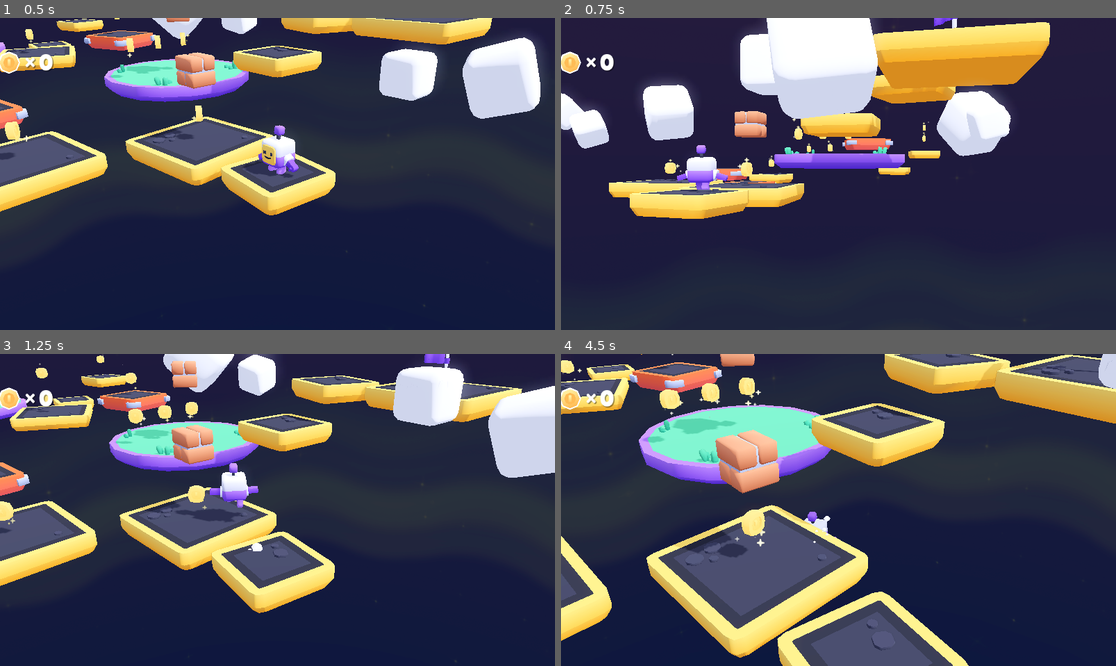
Above: before the commit, frames 1-4 (two rows, left to right).
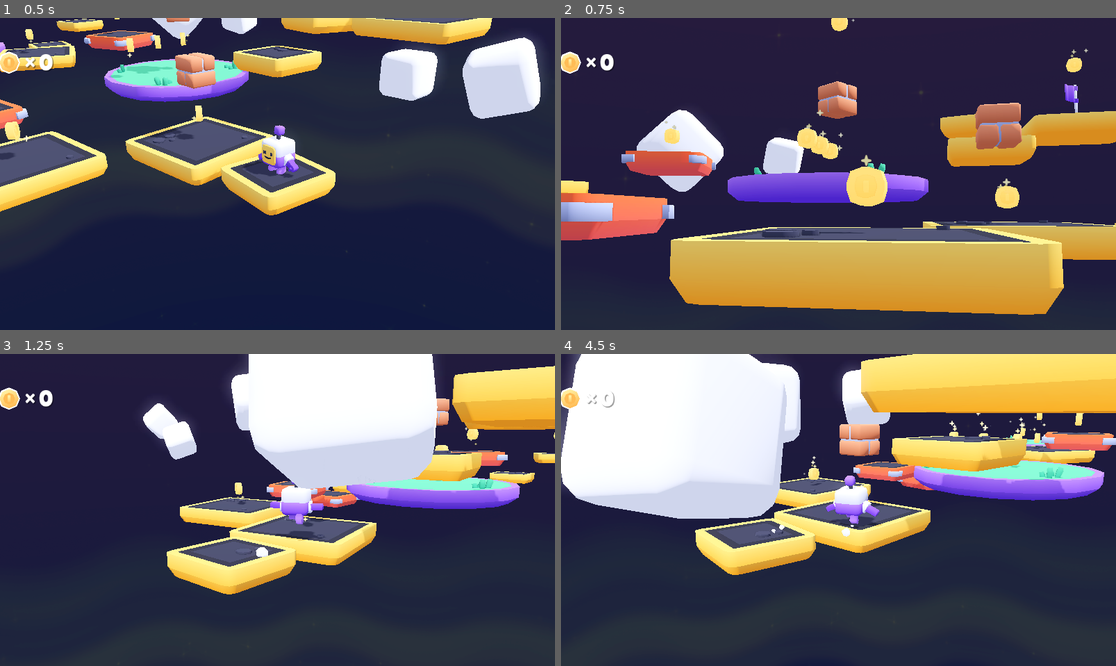
Above: after the commit, the same moments.

Repository: Baptoaster/I_Cast_Gun
Game: Godot game, scene res://scenes/main.tscn
The game is run twice, just before and just after one commit, with the same random seed, the same clock (stepped at 60 frames per second) and the same inputs.
Inputs (mouse positions are in pixels of both pictures, inside the frame that each line leads up to):
- Up to frame 1 (0.5 s): no input
- Up to frame 2 (0.75 s): move the mouse to (866, 174) at 0.52 s; hold W (move_forward) from 0.53 s (still down); right-click (866, 174) at 0.6 s
- Up to frame 3 (1.25 s): keep holding W (move_forward); tap Space (jump) at 0.77 s
- Up to frame 4 (4.5 s): keep holding W (move_forward); move the mouse to (810, 510) at 1.27 s; right-click (810, 510) at 1.35 s; tap Space (jump) at 1.52, 3.02, 3.77 s; move the mouse to (849, 503) at 2.02 s; tap Down (camera_down) at 2.1 s; right-click (849, 503) at 2.3 s; move the mouse to (832, 516) at 2.77 s; tap Left (camera_left) at 2.85 s; right-click (832, 516) at 3.05 s; move the mouse to (877, 513) at 3.52 s; tap Right (camera_right) at 3.6 s; right-click (877, 513) at 3.8 s; move the mouse to (794, 506) at 4.27 s; tap Up (camera_up) at 4.35 s

Frame 1 is identical in both runs. In frame 2, 55% of the frame differs, in the area x 0-100%, y 0-96%; in frame 3, 46%; in frame 4, 63%, in the area x 0-100%, y 0-100%.

Commit message:
inchallah le prochain commit ça marche

Diff:
--- a/scripts/view.gd
+++ b/scripts/view.gd
@@ -13,9 +13,9 @@
 @export var mouse_sensitivity = 0.1
 
 @export_group("TPS Mode")
-@export var tps_distance = 3.0  # Distance de la caméra derrière le joueur
-@export var tps_height = 0.6  # Hauteur de la caméra par rapport au personnage
-@export var character_rotation_speed = 8.0  # Vitesse de rotation du personnage
+@export var tps_distance = 3.0
+@export var tps_height = 0.6
+@export var character_rotation_speed = 8.0
 
 var camera_rotation: Vector3
 var zoom = 10
@@ -24,29 +24,34 @@
 
 @onready var camera = $Camera
 
+
 func _ready():
 	camera_rotation = rotation_degrees
 	Input.mouse_mode = Input.MOUSE_MODE_CAPTURED
-	pass
+
 
 func _physics_process(delta):
 
-	# Gérer l'activation/désactivation du mode TPS
+	# ===== TOGGLE AIM =====
 	if Input.is_action_just_pressed("aim"):
 		is_aiming = true
 		orbit_zoom = zoom
+
+		sync_rotation_from_current_view()
+		align_character_to_camera() # FIX PRINCIPAL
+
 	elif Input.is_action_just_released("aim"):
 		is_aiming = false
 
+		sync_rotation_from_current_view()
+
+	# ===== TPS MODE =====
 	if is_aiming:
-		# Mode TPS : la caméra orbite autour du joueur
 
-		# Calculer la position de la caméra en orbite autour du joueur
 		var orbit_radius = tps_distance
 
-		# Convertir les angles de camera_rotation en position orbitale
-		var horizontal_angle = camera_rotation.y * PI / 180.0
-		var vertical_angle = camera_rotation.x * PI / 180.0
+		var horizontal_angle = deg_to_rad(camera_rotation.y)
+		var vertical_angle = deg_to_rad(camera_rotation.x)
 
 		var camera_offset = Vector3(
 			sin(horizontal_angle) * cos(vertical_angle) * orbit_radius,
@@ -54,38 +59,37 @@
 			-cos(horizontal_angle) * cos(vertical_angle) * orbit_radius
 		)
 
-		# Positionner la caméra directement
-		self.global_position = target.position + camera_offset
+		global_position = target.global_position + camera_offset
 
-		# Faire pointer la caméra vers le joueur
-		self.look_at(target.position + Vector3(0, tps_height * 0.5, 0), Vector3.UP)
+		look_at(target.global_position + Vector3(0, tps_height * 0.5, 0), Vector3.UP)
 		camera.position = Vector3.ZERO
 
-		# Rotation du personnage : il doit faire dos à la caméra
-		# La direction derrière la caméra
-		var camera_forward = -self.global_transform.basis.z
-		var aim_direction = Vector3(camera_forward.x, 0, camera_forward.z).normalized()
+		# Rotation fluide du personnage
+		var forward = -global_transform.basis.z
+		var flat_forward = Vector3(forward.x, 0, forward.z).normalized()
 
-		# Calculer l'angle cible pour le personnage (direction inverse de caméra)
-		var target_angle_y = atan2(aim_direction.x, aim_direction.z) * 180.0 / PI
+		if flat_forward.length() > 0.001:
+			var target_angle = atan2(flat_forward.x, flat_forward.z)
+			var current_angle = deg_to_rad(target.rotation_degrees.y)
 
-		# Interpoler la rotation du personnage
-		var current_rotation = target.rotation_degrees.y
-		var new_rotation_y = lerpf(current_rotation, target_angle_y, min(character_rotation_speed * delta, 1.0))
+			var new_angle = lerp_angle(
+				current_angle,
+				target_angle,
+				min(character_rotation_speed * delta, 1.0)
+			)
 
-		var target_rotation = target.rotation_degrees
-		target_rotation.y = new_rotation_y
-		target.rotation_degrees = target_rotation
+			target.rotation_degrees.y = rad_to_deg(new_angle)
 
+	# ===== ORBIT MODE (INTOUCHÉ) =====
 	else:
-		# Mode orbite : comportement normal
 		self.position = self.position.lerp(target.position, delta * 4)
 		rotation_degrees = rotation_degrees.lerp(camera_rotation, delta * 6)
 		camera.position = camera.position.lerp(Vector3(0, 0, zoom), 8 * delta)
 
 	handle_input(delta)
 
-# Handle input
+
+# ===== INPUT =====
 func handle_input(delta):
 
 	var input := Vector3.ZERO
@@ -94,28 +98,46 @@
 	input.x = Input.get_axis("camera_up", "camera_down")
 
 	if is_aiming:
-		# Mode TPS : rotation de la caméra basée sur camera_rotation
 		camera_rotation += input.limit_length(1.0) * rotation_speed * delta
 
-		# Mouvement de souris en mode TPS
 		var mouse_motion = Input.get_last_mouse_velocity()
 		camera_rotation.y -= -mouse_motion.x * mouse_sensitivity * delta
 		camera_rotation.x -= mouse_motion.y * mouse_sensitivity * delta
 
-		# Clamp rotation
 		camera_rotation.x = clamp(camera_rotation.x, -85, 45)
 	else:
-		# Mode orbite : comportement original
 		camera_rotation += input.limit_length(1.0) * rotation_speed * delta
 
-		# Mouvement de souris en mode orbite
 		var mouse_motion = Input.get_last_mouse_velocity()
 		camera_rotation.y -= mouse_motion.x * mouse_sensitivity * delta
 		camera_rotation.x -= mouse_motion.y * mouse_sensitivity * delta
 
-		# Clamp rotation
 		camera_rotation.x = clamp(camera_rotation.x, -80, -10)
 
-		# Zooming (seulement en mode orbite)
 		zoom += Input.get_axis("zoom_in", "zoom_out") * zoom_speed * delta
 		zoom = clamp(zoom, zoom_maximum, zoom_minimum)
+
+
+# ===== SYNC CAM =====
+func sync_rotation_from_current_view():
+	var forward = -global_transform.basis.z.normalized()
+
+	# Yaw toujours fiable
+	camera_rotation.y = rad_to_deg(atan2(forward.x, forward.z))
+
+	# Pitch seulement en visée
+	if is_aiming:
+		camera_rotation.x = rad_to_deg(asin(forward.y))
+	else:
+		# garder ton comportement orbite d'origine
+		camera_rotation.x = rotation_degrees.x
+
+
+# ===== ALIGN CHARACTER (FIX MAJEUR) =====
+func align_character_to_camera():
+	var forward = -global_transform.basis.z
+	var flat_forward = Vector3(forward.x, 0, forward.z).normalized()
+
+	if flat_forward.length() > 0.001:
+		var angle = atan2(flat_forward.x, flat_forward.z)
+		target.rotation_degrees.y = rad_to_deg(angle)
